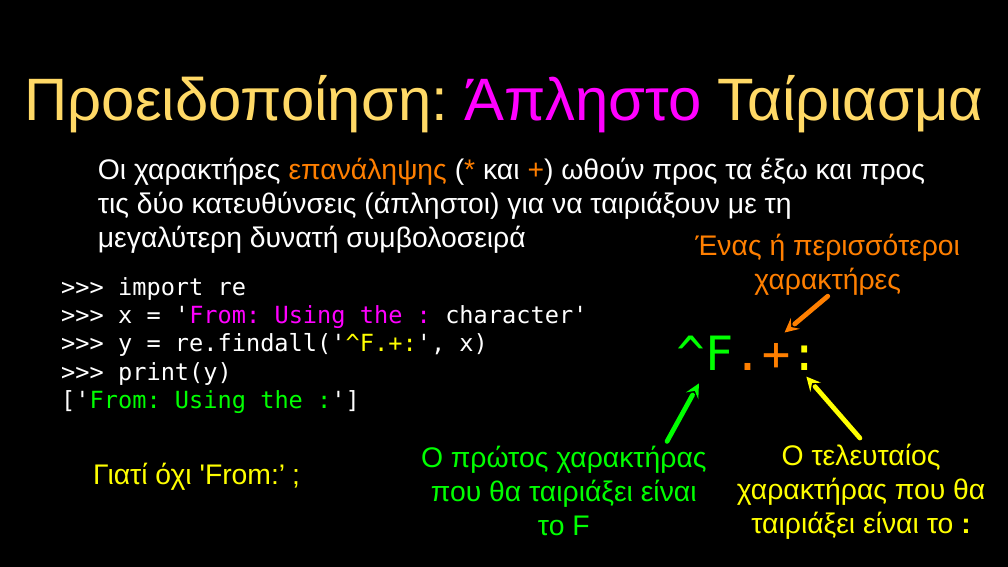
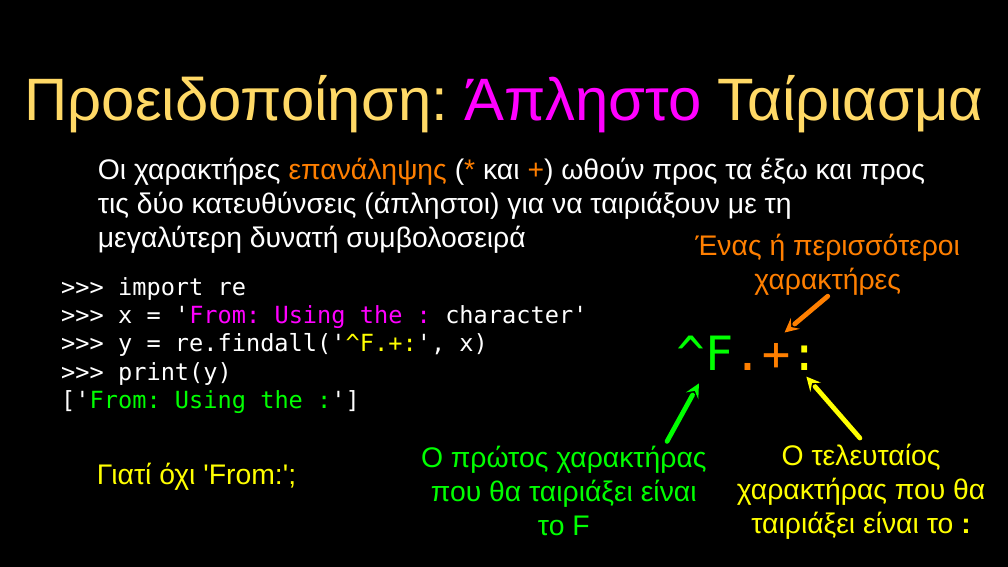
Before and after one commit to csev/py4e, a slide deck: slide 16 of lectures3/gr/Pythonlearn-11-Regex.pptx. Drawn at 1008x567 pixels with LibreOffice and Linux fonts; fonts in the diff are those of the drawing. Boxes give left, top, right and bottom in pixels: in the first picture for what was removed or moved away, otherwise in the second. Text is boxed around its words. In the diff, an @@ line names an element or a change of style, - is before the commit and + after.

```diff
--- a/lectures3/gr/Pythonlearn-11-Regex.pptx
+++ b/lectures3/gr/Pythonlearn-11-Regex.pptx
@@ text at (97,462,296,490): text changed @@
-Γιατί όχι 'From:’ ;
+Γιατί όχι 'From:';
```
Also in this commit, not shown: 3 other slides changed, 6 other files.
